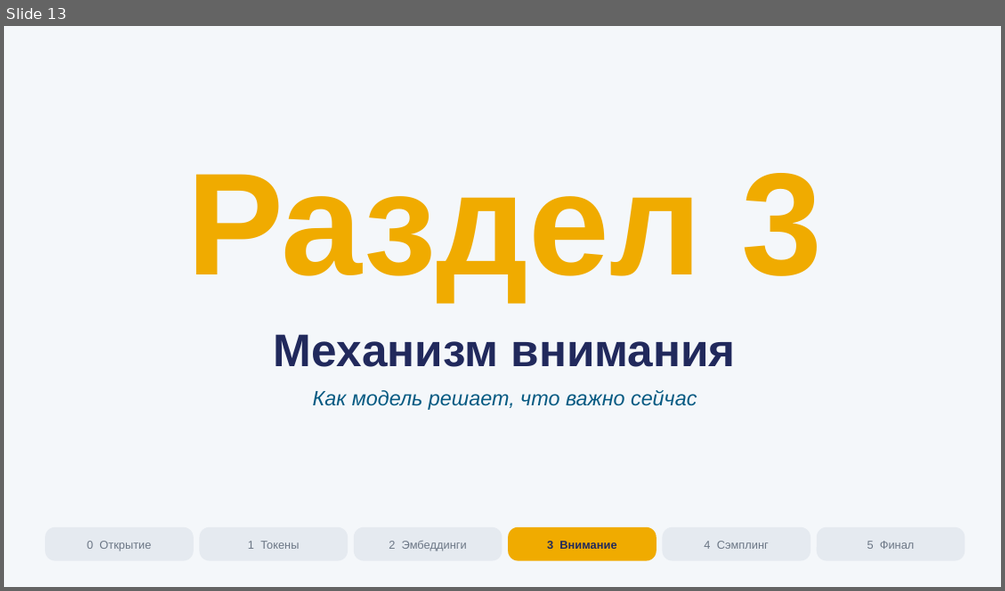
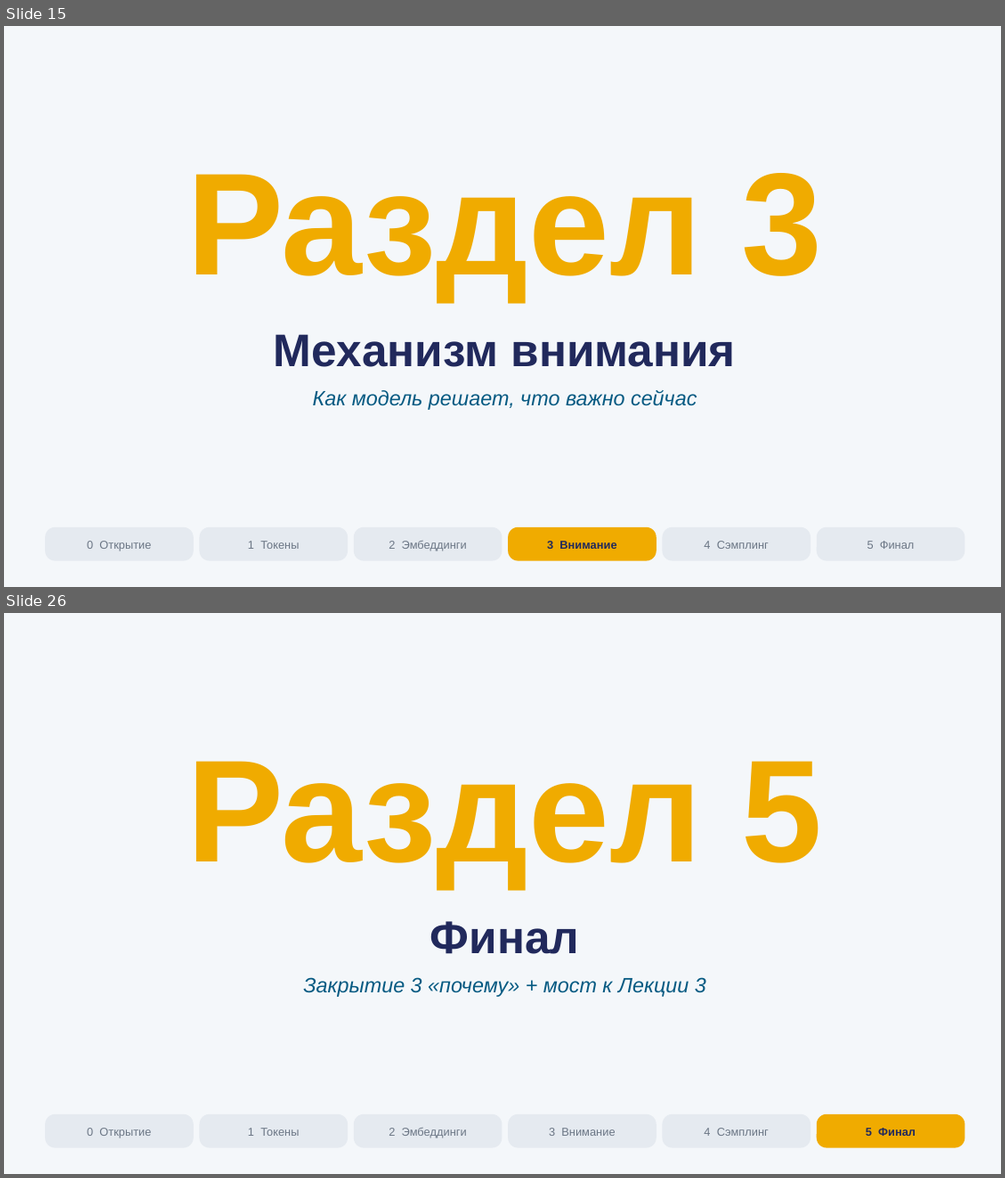
Before and after one commit to tellina-study/AI-usage-lessons, a slide deck: library/lectures/lec-02/rendered/lec-02.pptx. Shown one above the other, each under a label of ours: slide 13 before the commit, slides 15 and 26 after it; the slides between them are not shown. The pictures are 1005x591 and 1005x1178 pixels, drawn with LibreOffice and Linux fonts; fonts in the diff are those of the drawing. Boxes give left, top, right and bottom in pixels: in the first picture for what was removed or moved away, otherwise in the second. Text is boxed around its words. In the diff, an @@ line names an element or a change of style, - is before the commit and + after.

```diff
--- a/library/lectures/lec-02/rendered/lec-02.pptx
+++ b/library/lectures/lec-02/rendered/lec-02.pptx
@@ slide 26 added at [4, 613, 1001, 1174], background #F4F7FA @@
@@ text added at [186, 761, 823, 887], 140 pt, text #F0AB00, bold @@
+Раздел 5
@@ text added at [430, 921, 579, 954], 44 pt, text #21295C, bold @@
+Финал
@@ text added at [303, 977, 706, 997], 20 pt, text #065A82, italic @@
+Закрытие 3 «почему» + мост к Лекции 3
@@ rounded rectangle added at [45, 1114, 194, 1148], fill #E5EAF0 @@
@@ rounded rectangle added at [199, 1114, 348, 1148], fill #E5EAF0 @@
@@ rounded rectangle added at [354, 1114, 502, 1148], fill #E5EAF0 @@
@@ rounded rectangle added at [508, 1114, 656, 1148], fill #E5EAF0 @@
@@ rounded rectangle added at [662, 1114, 810, 1148], fill #E5EAF0 @@
@@ rounded rectangle added at [817, 1114, 965, 1148], fill #F0AB00 @@
@@ text added at [87, 1127, 151, 1138], 11 pt, text #6B7685 @@
+0 Открытие
@@ text added at [248, 1127, 299, 1135], 11 pt, text #6B7685 @@
+1 Токены
@@ text added at [388, 1127, 467, 1138], 11 pt, text #6B7685 @@
+2 Эмбеддинги
@@ text added at [549, 1127, 615, 1135], 11 pt, text #6B7685 @@
+3 Внимание
@@ text added at [704, 1127, 769, 1135], 11 pt, text #6B7685 @@
+4 Сэмплинг
@@ text added at [866, 1127, 915, 1135], 11 pt, text #21295C, bold @@
+5 Финал
@@ what was slide 13 is now slide 15 @@
```
Also in this commit, not shown: 26 slides changed, 3 other slides added, 8 other files.
